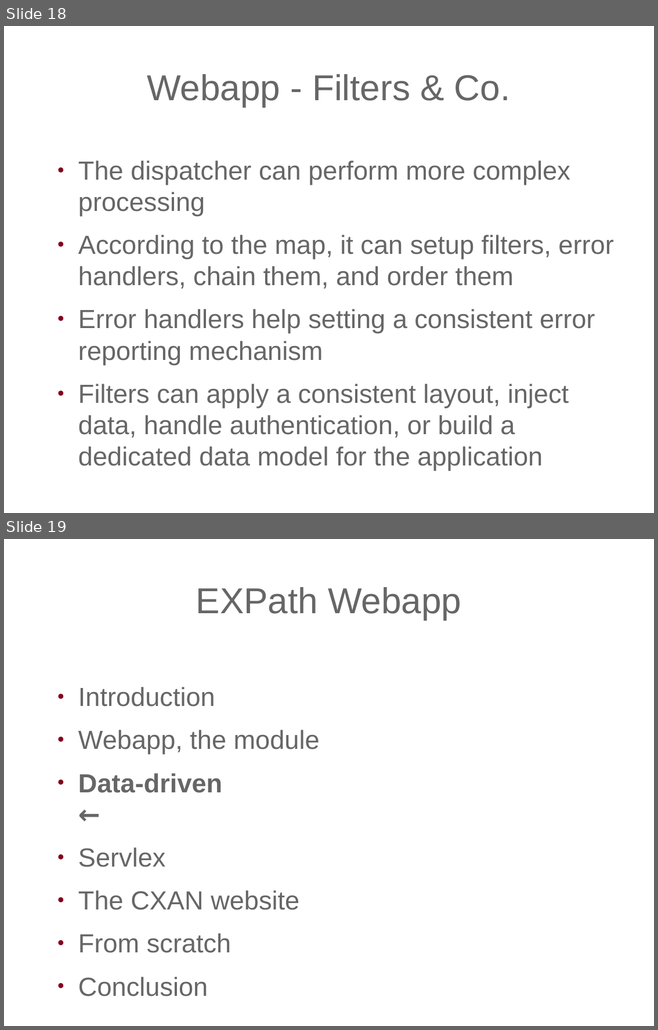
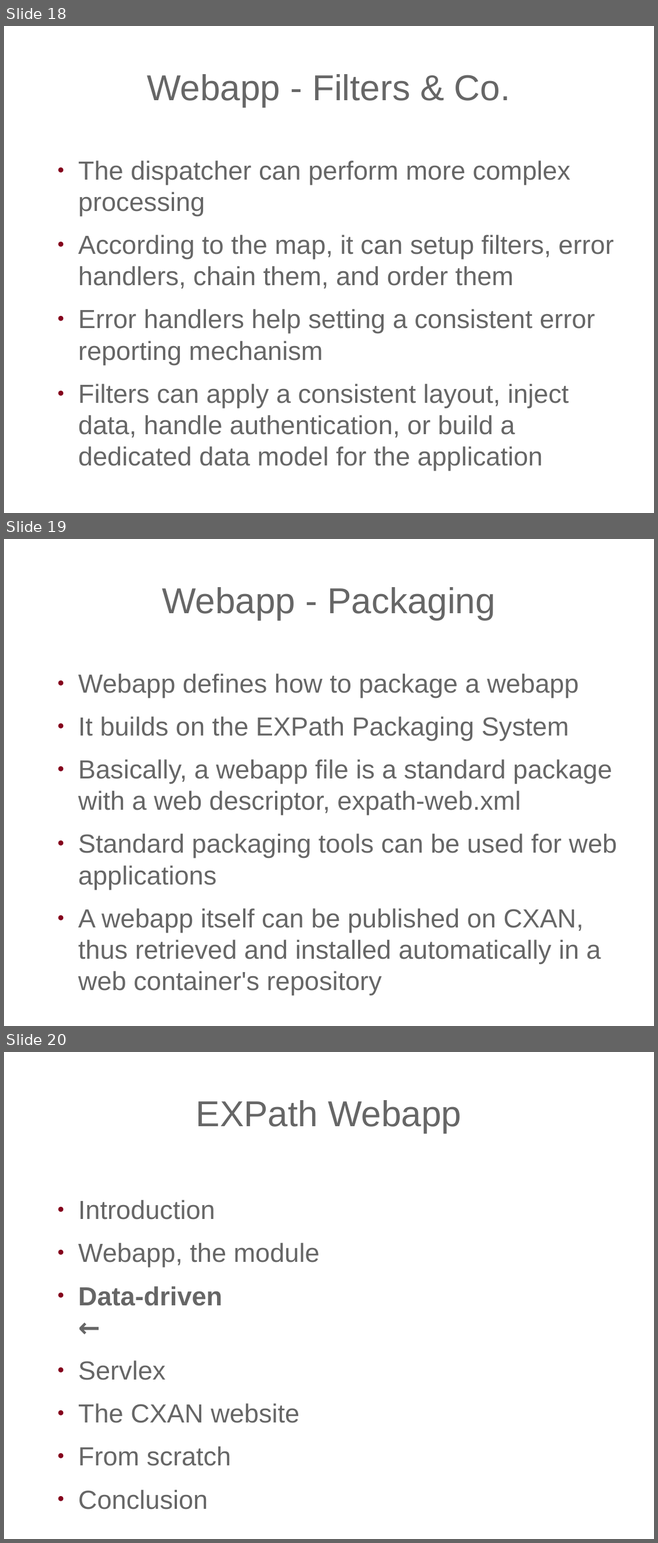
Before and after one commit to expath/expath-www, a slide deck: misc/2011-prague/presentation/fgeorges-servlex.odp. Shown one above the other, each under a label of ours: slides 18 and 19 before the commit, slides 18, 19 and 20 after it. The pictures are 658x1030 and 658x1543 pixels, drawn with LibreOffice and Linux fonts; fonts in the diff are those of the drawing; background and template pictures are left out. Boxes give left, top, right and bottom in pixels: in the first picture for what was removed or moved away, otherwise in the second. Text is boxed around its words. In the diff, an @@ line names an element or a change of style, - is before the commit and + after.

```diff
--- a/misc/2011-prague/presentation/fgeorges-servlex.odp
+++ b/misc/2011-prague/presentation/fgeorges-servlex.odp
@@ slide 19 added at (x1=4, y1=539, x2=654, y2=1026), background picture (left out) @@
@@ title added at (x1=162, y1=587, x2=495, y2=620), 44 pt, text #666666 @@
+Webapp - Packaging
@@ text added at (x1=78, y1=674, x2=616, y2=995), 32 pt, text #666666 @@
+● Webapp defines how to package a webapp
+● It builds on the EXPath Packaging System
+● Basically, a webapp file is a standard package with a web descriptor, expath-web.xml
+● Standard packaging tools can be used for web applications
+● A webapp itself can be published on CXAN, thus retrieved and installed automatically in a web container's repository
@@ what was slide 19 is now slide 20 @@
```
Also in this commit, not shown: 1 slide changed, 12 other slides added, 3 slides removed, 5 other files.
